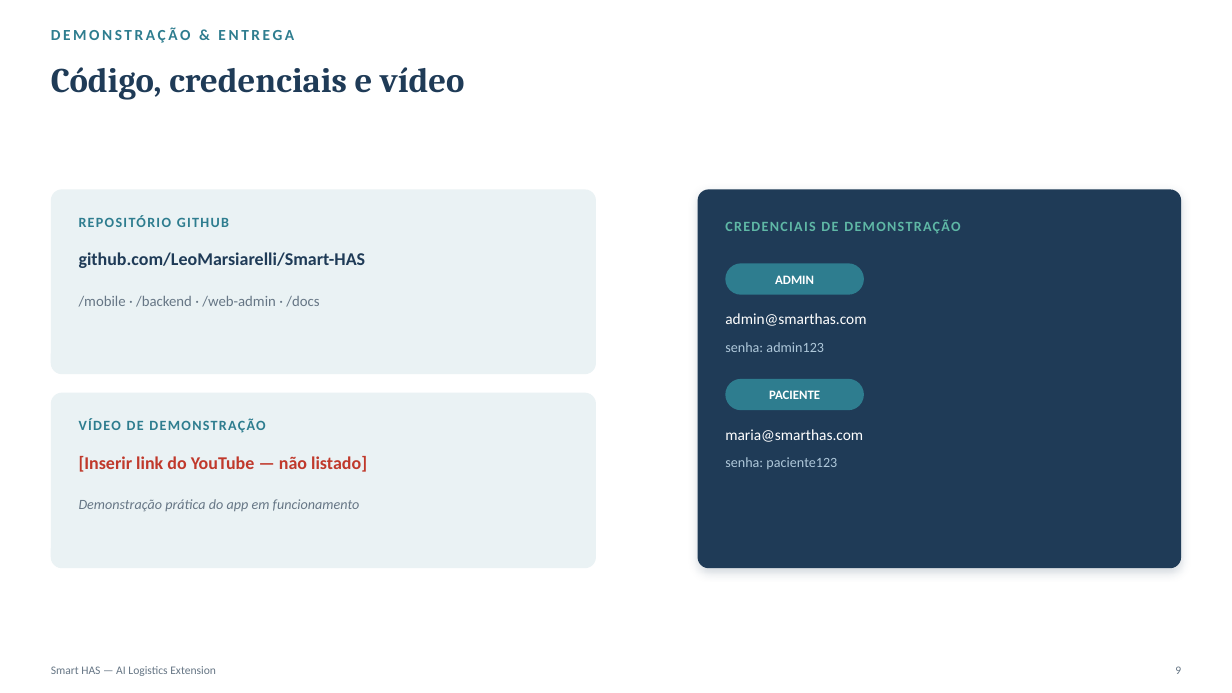
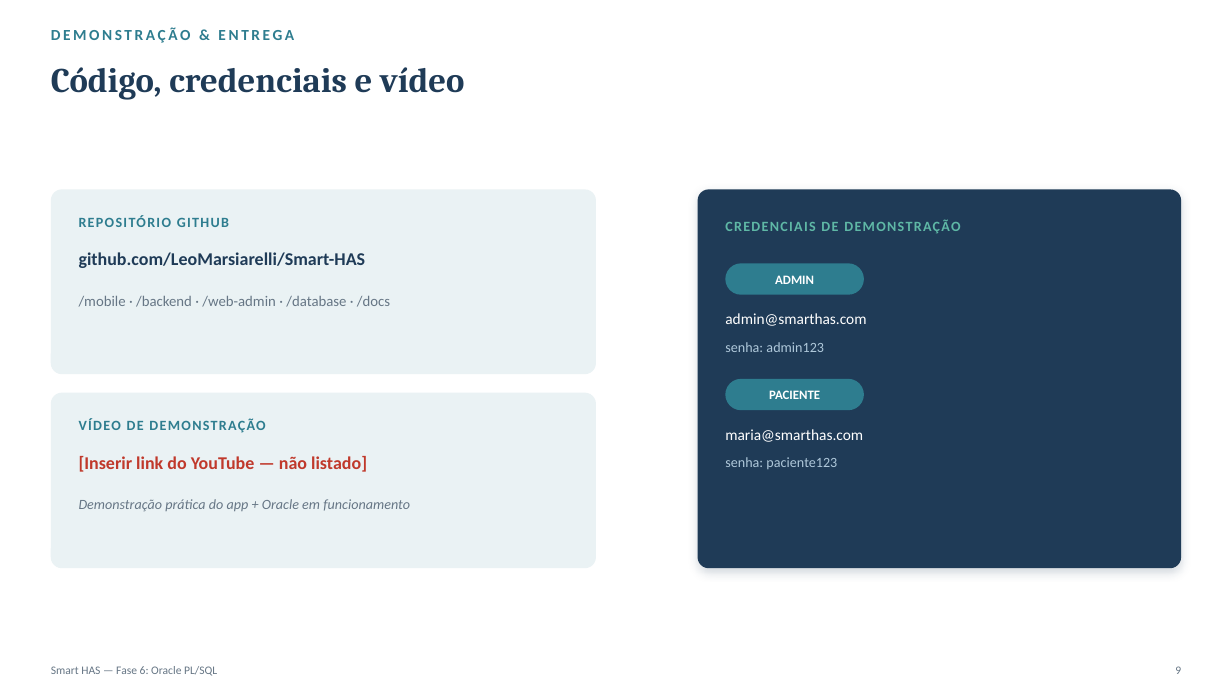
Before and after one commit to LeoMarsiarelli/Smart-HAS, a slide deck: slide 9 of docs/Apresentacao_Smart_HAS.pptx. Drawn at 1232x693 pixels with LibreOffice and Linux fonts; fonts in the diff are those of the drawing. Boxes give left, top, right and bottom in pixels: in the first picture for what was removed or moved away, otherwise in the second. Text is boxed around its words. In the diff, an @@ line names an element or a change of style, - is before the commit and + after.

Commit message:
Add Fase 6: Oracle PL/SQL layer integrated with the Spring Boot backend
Extends the Smart HAS architecture with an Oracle Database persistence
and intelligence layer:

- database/: schema (4 tables incl. new SENSOR_ALERT), seed data, three
  PL/SQL functions (FN_CLASSIFY_BP, FN_CALC_RISK_SCORE,
  FN_GET_USER_SUMMARY) and two procedures (PRC_REGISTER_CRITICAL_ALERT,
  PRC_USER_DELIVERY_REPORT) with exception handling, cursors and loops.
  Everything validated against a real Oracle XE 21c instance.
- backend/.../oracle/: independent Oracle datasource (profile "oracle",
  opt-in, never replaces the primary H2/Postgres datasource) plus JDBC
  CallableStatement calls to the PL/SQL layer, exposed via /api/oracle/**.
  BloodPressureService now replicates each new reading to Oracle and
  triggers the critical-alert procedure (REST -> Java -> JDBC -> Oracle),
  best-effort so the primary flow never breaks.
- docs/: updated documentation (Word/PDF), presentation (PPTX/PDF) and
  video script for this phase, plus the Oracle DER diagram.

```diff
--- a/docs/Apresentacao_Smart_HAS.pptx
+++ b/docs/Apresentacao_Smart_HAS.pptx
@@ text at <box>79,296,390,307</box>: text changed @@
-/mobile · /backend · /web-admin · /docs
+/mobile · /backend · /web-admin · /database · /docs
@@ text at <box>79,499,410,511</box>: text changed @@
-Demonstração prática do app em funcionamento
+Demonstração prática do app + Oracle em funcionamento
@@ text at <box>51,666,217,676</box>: text changed @@
-Smart HAS — AI Logistics Extension
+Smart HAS — Fase 6: Oracle PL/SQL
```
Also in this commit, not shown: 1 other slide changed, 8 slides added, 8 slides removed, 21 other files.
